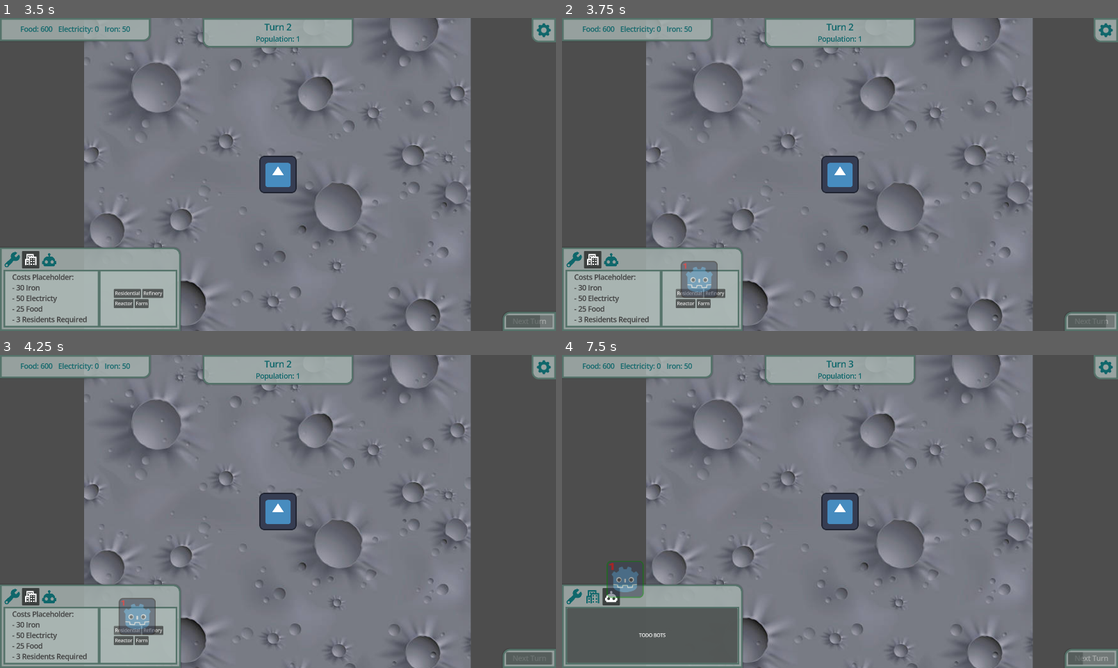
Above: before the commit, frames 1-4 (two rows, left to right).
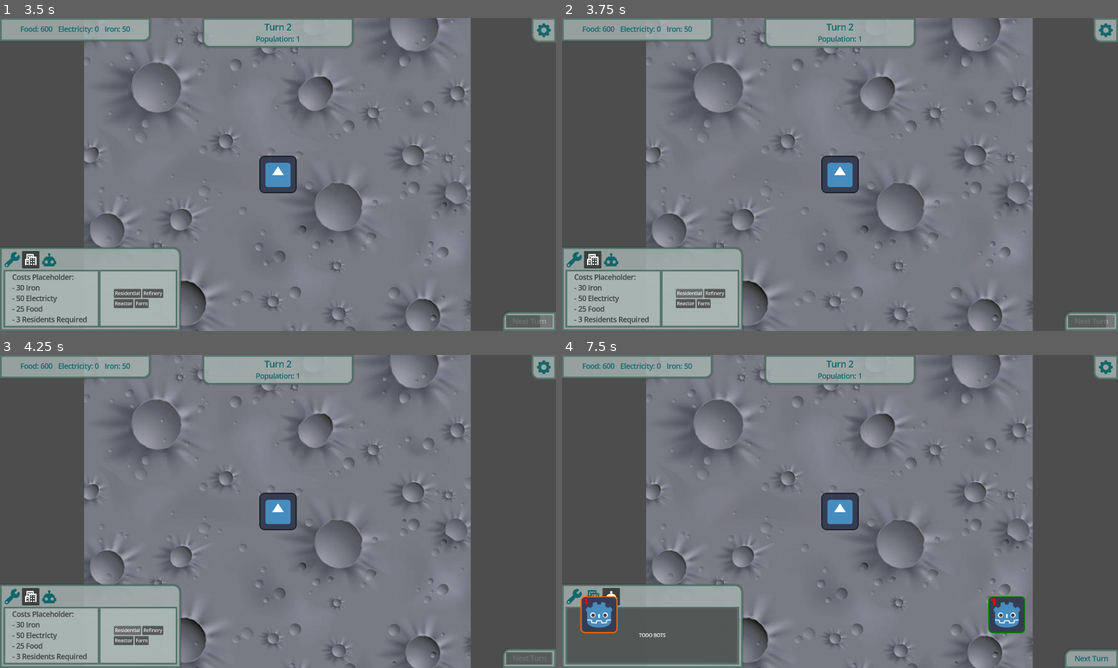
Above: after the commit, the same moments.

Repository: LunariumGame/Lunarium
Game: Godot game, scene res://scenes/world.tscn
The game is run twice, just before and just after one commit, with the same random seed, the same clock (stepped at 60 frames per second) and the same inputs. The engine's default icon, where the game draws it, is replaced by a stand-in: a white triangle on a blue panel in a dark square.
Inputs (mouse positions are in pixels of both pictures, inside the frame that each line leads up to):
- Up to frame 1 (3.5 s): click "Start" at 0.5 s; click "Next Turn" at 1.25 s; click (11, 259) at 2 s; click (33, 259) at 2.75 s
- Up to frame 2 (3.75 s): click "Residential" at 3.5 s
- Up to frame 3 (4.25 s): no input
- Up to frame 4 (7.5 s): click "Refinery" at 4.25 s; click "Reactor" at 5 s; click "Farm" at 5.75 s; click "Next Turn" at 6.5 s; click (612, 596) at 7.25 s

Frame 1 is identical in both runs. In frame 2, 0.7% of the frame differs, in the area x 21-28%, y 77-90%; in frame 3, 0.7%; in frame 4, 2.4%, in the area x 3-100%, y 1-99%.

Commit message:
BuildingCursor registering input and overlaid on colony buildings

Diff:
--- a/resources/asset_db.tres
+++ b/resources/asset_db.tres
@@ -16,12 +16,12 @@
 [ext_resource type="Texture2D" uid="uid://cxyv2mu47njhb" path="res://assets/sprites/buildings/u1/power_plant_1.svg" id="11_roewu"]
 [ext_resource type="Texture2D" uid="uid://b8l6wvk1hm4oh" path="res://assets/sprites/buildings/u2/power_plant_2.svg" id="12_wmosa"]
 [ext_resource type="Texture2D" uid="uid://c7s3un541u0so" path="res://assets/sprites/buildings/u3/power_plant_3.svg" id="13_2kyse"]
-[ext_resource type="Texture2D" uid="uid://chxk5hge7yyve" path="res://assets/sprites/buildings/u1/residence_building_1.svg" id="14_dkp5e"]
+[ext_resource type="Texture2D" uid="uid://chxk5hge7yyve" path="res://assets/sprites/buildings/u1/residence_1.svg" id="14_dkp5e"]
 [ext_resource type="Script" uid="uid://c5b1sl2n2lqnr" path="res://scripts/core/resource_templates/asset_db.gd" id="14_rif6l"]
 [ext_resource type="PackedScene" uid="uid://bmcgkpbcwft3l" path="res://scenes/buildings/power_plant.tscn" id="14_wmosa"]
-[ext_resource type="Texture2D" uid="uid://bkiott3u4b8gq" path="res://assets/sprites/buildings/u2/residence_building_2.svg" id="15_uktel"]
-[ext_resource type="Texture2D" uid="uid://c3j2npcase1lg" path="res://assets/sprites/buildings/u3/residence_building_3.svg" id="16_8hh8s"]
-[ext_resource type="PackedScene" uid="uid://62tr4h246vw0" path="res://scenes/buildings/residential_building.tscn" id="18_2kyse"]
+[ext_resource type="Texture2D" uid="uid://bkiott3u4b8gq" path="res://assets/sprites/buildings/u2/residence_2.svg" id="15_uktel"]
+[ext_resource type="Texture2D" uid="uid://c3j2npcase1lg" path="res://assets/sprites/buildings/u3/residence_3.svg" id="16_8hh8s"]
+[ext_resource type="PackedScene" uid="uid://62tr4h246vw0" path="res://scenes/buildings/residential.tscn" id="18_2kyse"]
 
 [sub_resource type="Resource" id="Resource_0murn"]
 script = ExtResource("1_0murn")
--- a/scenes/buildings/eco_dome.tscn
+++ b/scenes/buildings/eco_dome.tscn
@@ -1,9 +1,11 @@
-[gd_scene load_steps=3 format=3 uid="uid://dgfq7odjk1hcx"]
+[gd_scene load_steps=4 format=3 uid="uid://dgfq7odjk1hcx"]
 
-[ext_resource type="PackedScene" uid="uid://bm8p72lwna2a5" path="res://scenes/buildings/building.tscn" id="1_sid64"]
+[ext_resource type="PackedScene" uid="uid://sr08scun8ys1" path="res://scenes/buildings/building.tscn" id="1_sid64"]
 [ext_resource type="Texture2D" uid="uid://dholdk43r0udg" path="res://assets/sprites/buildings/u1/eco_dome_1.svg" id="2_e5dil"]
+[ext_resource type="Script" uid="uid://cap1i0rek2d6n" path="res://scripts/buildings/eco_dome.gd" id="2_hww1b"]
 
 [node name="EcoDome" instance=ExtResource("1_sid64")]
+script = ExtResource("2_hww1b")
 
 [node name="Sprite2D" parent="." index="0"]
 texture = ExtResource("2_e5dil")
--- a/scenes/buildings/headquarters.tscn
+++ b/scenes/buildings/headquarters.tscn
@@ -1,5 +1,7 @@
-[gd_scene load_steps=2 format=3 uid="uid://cvurq12vfgtbk"]
+[gd_scene load_steps=3 format=3 uid="uid://cvurq12vfgtbk"]
 
 [ext_resource type="PackedScene" uid="uid://sr08scun8ys1" path="res://scenes/buildings/building.tscn" id="1_jg0xg"]
+[ext_resource type="Script" uid="uid://boy2uvs8rqry" path="res://scripts/buildings/headquarters.gd" id="2_7kgpa"]
 
 [node name="HeadQuarters" instance=ExtResource("1_jg0xg")]
+script = ExtResource("2_7kgpa")
--- a/scenes/buildings/iron_refinery.tscn
+++ b/scenes/buildings/iron_refinery.tscn
@@ -1,9 +1,11 @@
-[gd_scene load_steps=3 format=3 uid="uid://omx3pl3xhdw"]
+[gd_scene load_steps=4 format=3 uid="uid://omx3pl3xhdw"]
 
 [ext_resource type="PackedScene" uid="uid://sr08scun8ys1" path="res://scenes/buildings/building.tscn" id="1_tn2a3"]
 [ext_resource type="Texture2D" uid="uid://cqmie6dqg2mbc" path="res://assets/sprites/buildings/u1/iron_refinery_1.svg" id="2_5cuwk"]
+[ext_resource type="Script" uid="uid://dujssmy26e32u" path="res://scripts/buildings/iron_refinery.gd" id="2_n1xno"]
 
 [node name="IronRefinery" instance=ExtResource("1_tn2a3")]
+script = ExtResource("2_n1xno")
 
 [node name="Sprite2D" parent="." index="0"]
 texture = ExtResource("2_5cuwk")
--- a/scenes/buildings/mech_quarter.tscn
+++ b/scenes/buildings/mech_quarter.tscn
@@ -1,9 +1,11 @@
-[gd_scene load_steps=3 format=3 uid="uid://difixbbx5vh2p"]
+[gd_scene load_steps=4 format=3 uid="uid://difixbbx5vh2p"]
 
 [ext_resource type="PackedScene" uid="uid://sr08scun8ys1" path="res://scenes/buildings/building.tscn" id="1_gd26s"]
+[ext_resource type="Script" uid="uid://bn6ih2d7ok7s5" path="res://scripts/buildings/mech_quarter.gd" id="2_0gxkv"]
 [ext_resource type="Texture2D" uid="uid://berreqbi5g2sh" path="res://assets/sprites/buildings/u1/mech_quarter_1.svg" id="2_qtgo6"]
 
 [node name="MechQuarter" instance=ExtResource("1_gd26s")]
+script = ExtResource("2_0gxkv")
 
 [node name="Sprite2D" parent="." index="0"]
 texture = ExtResource("2_qtgo6")
--- a/scenes/buildings/power_plant.tscn
+++ b/scenes/buildings/power_plant.tscn
@@ -1,9 +1,11 @@
-[gd_scene load_steps=3 format=3 uid="uid://bmcgkpbcwft3l"]
+[gd_scene load_steps=4 format=3 uid="uid://bmcgkpbcwft3l"]
 
-[ext_resource type="PackedScene" uid="uid://bm8p72lwna2a5" path="res://scenes/buildings/building.tscn" id="1_afyay"]
+[ext_resource type="PackedScene" uid="uid://sr08scun8ys1" path="res://scenes/buildings/building.tscn" id="1_afyay"]
+[ext_resource type="Script" uid="uid://bwb3ytyn3xxkr" path="res://scripts/buildings/power_plant.gd" id="2_5nqxb"]
 [ext_resource type="Texture2D" uid="uid://cxyv2mu47njhb" path="res://assets/sprites/buildings/u1/power_plant_1.svg" id="2_fp8at"]
 
 [node name="PowerPlant" instance=ExtResource("1_afyay")]
+script = ExtResource("2_5nqxb")
 
 [node name="Sprite2D" parent="." index="0"]
 texture = ExtResource("2_fp8at")
--- /dev/null
+++ b/scenes/buildings/residential.tscn
@@ -0,0 +1,11 @@
+[gd_scene load_steps=4 format=3 uid="uid://62tr4h246vw0"]
+
+[ext_resource type="PackedScene" uid="uid://sr08scun8ys1" path="res://scenes/buildings/building.tscn" id="1_e3wr7"]
+[ext_resource type="Script" uid="uid://cnl1jwpsm0ofq" path="res://scripts/buildings/residential.gd" id="2_4f3d3"]
+[ext_resource type="Texture2D" uid="uid://chxk5hge7yyve" path="res://assets/sprites/buildings/u1/residence_1.svg" id="3_0exew"]
+
+[node name="Residential" instance=ExtResource("1_e3wr7")]
+script = ExtResource("2_4f3d3")
+
+[node name="Sprite2D" parent="." index="0"]
+texture = ExtResource("3_0exew")
--- a/scenes/buildings/residential_building.tscn
+++ /dev/null
@@ -1,9 +0,0 @@
-[gd_scene load_steps=3 format=3 uid="uid://62tr4h246vw0"]
-
-[ext_resource type="PackedScene" uid="uid://sr08scun8ys1" path="res://scenes/buildings/building.tscn" id="1_e5v3o"]
-[ext_resource type="Texture2D" uid="uid://chxk5hge7yyve" path="res://assets/sprites/buildings/u1/residence_building_1.svg" id="2_kguij"]
-
-[node name="ResidentialBuilding" instance=ExtResource("1_e5v3o")]
-
-[node name="Sprite2D" parent="." index="0"]
-texture = ExtResource("2_kguij")
--- a/scripts/buildings/building.gd
+++ b/scripts/buildings/building.gd
@@ -1,4 +1,4 @@
-@abstract
+# not abstract: otherwise children cannot invoke parent methods, or use super()
 class_name Building
 extends Node2D
 
--- /dev/null
+++ b/scripts/buildings/residential.gd
@@ -0,0 +1,2 @@
+class_name Residential
+extends Building
--- a/scripts/buildings/residential_building.gd
+++ /dev/null
@@ -1,2 +0,0 @@
-class_name ResidentialBuilding
-extends Building
--- a/scripts/core/game_data.gd
+++ b/scripts/core/game_data.gd
@@ -8,7 +8,7 @@
 	IRON_REFINERY,
 	MECH_QUARTER,
 	POWER_PLANT,
-	RESIDENCE_BUILDING
+	RESIDENCE
 }
 
 var asset_db: AssetDatabase = preload("res://resources/asset_db.tres")
--- a/scripts/ui_components/building/building_canvas.gd
+++ b/scripts/ui_components/building/building_canvas.gd
@@ -1,6 +1,19 @@
 class_name BuildingCanvas
 extends CanvasLayer
+
+var building_cursor: BuildingCursor
 
 
 func _ready() -> void:
 	layer = layers.order.CURSOR
+	building_cursor = $BuildingCursor
+
+
+func _input(event: InputEvent) -> void:
+		if event.is_action_pressed("cancel_building_button"):
+			get_viewport().set_input_as_handled()
+			queue_free()
+		elif event.is_action_pressed("engage_building_button"):
+			get_viewport().set_input_as_handled()
+			building_cursor._place_building()
+			call_deferred("queue_free")
--- a/scripts/ui_components/building/building_cursor.gd
+++ b/scripts/ui_components/building/building_cursor.gd
@@ -7,7 +7,7 @@
 
 var tile_size: Vector2
 
-var building_scene = null
+var building_scene: PackedScene = null
 
 
 # determine what building should be placed in the world
@@ -21,8 +21,8 @@
 			building_scene = preload("res://scenes/buildings/mech_quarter.tscn")
 		GameData.BuildingType.POWER_PLANT:
 			building_scene = preload("res://scenes/buildings/power_plant.tscn")
-		GameData.BuildingType.RESIDENCE_BUILDING:
-			building_scene = preload("res://scenes/buildings/residential_building.tscn")
+		GameData.BuildingType.RESIDENCE:
+			building_scene = preload("res://scenes/buildings/residential.tscn")
 		_:
 			push_error("attempted to place unrecognized building in world")
 	print("building selected: ", building_scene.resource_path)
@@ -36,16 +36,6 @@
 
 func _physics_process(_delta: float) -> void:
 	global_position = get_tree().root.get_canvas_transform() * _placement_target_world_pos()
-
-
-func _unhandled_input(event: InputEvent) -> void:
-		if event.is_action_pressed("cancel_building_button"):
-			get_viewport().set_input_as_handled()
-			queue_free()
-		elif event.is_action_pressed("engage_building_button"):
-			get_viewport().set_input_as_handled()
-			_place_building()
-			call_deferred("queue_free")
 
 
 func _place_building() -> void:
Renamed: assets/sprites/buildings/u1/residence_building_1.svg -> assets/sprites/buildings/u1/residence_1.svg
Not shown, added: assets/sprites/buildings/u1/residence_1.svg.import
Not shown, removed: assets/sprites/buildings/u1/residence_building_1.svg.import
Renamed: assets/sprites/buildings/u2/residence_building_2.svg -> assets/sprites/buildings/u2/residence_2.svg
Not shown, added: assets/sprites/buildings/u2/residence_2.svg.import
Not shown, removed: assets/sprites/buildings/u2/residence_building_2.svg.import
Renamed: assets/sprites/buildings/u3/residence_building_3.svg -> assets/sprites/buildings/u3/residence_3.svg
Not shown, added: assets/sprites/buildings/u3/residence_3.svg.import
Not shown, removed: assets/sprites/buildings/u3/residence_building_3.svg.import
Renamed: scripts/buildings/residential_building.gd.uid -> scripts/buildings/residential.gd.uid
